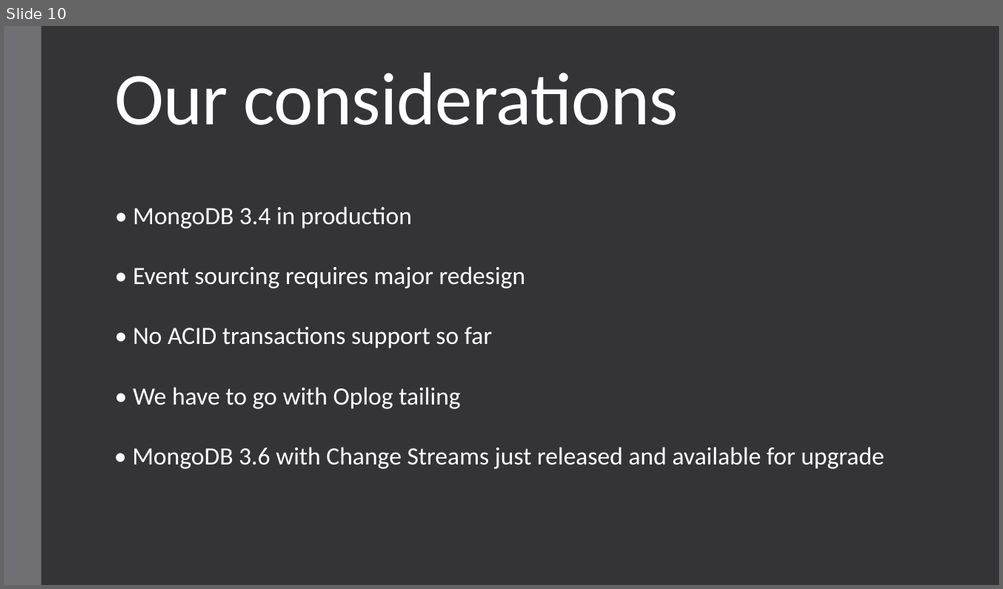
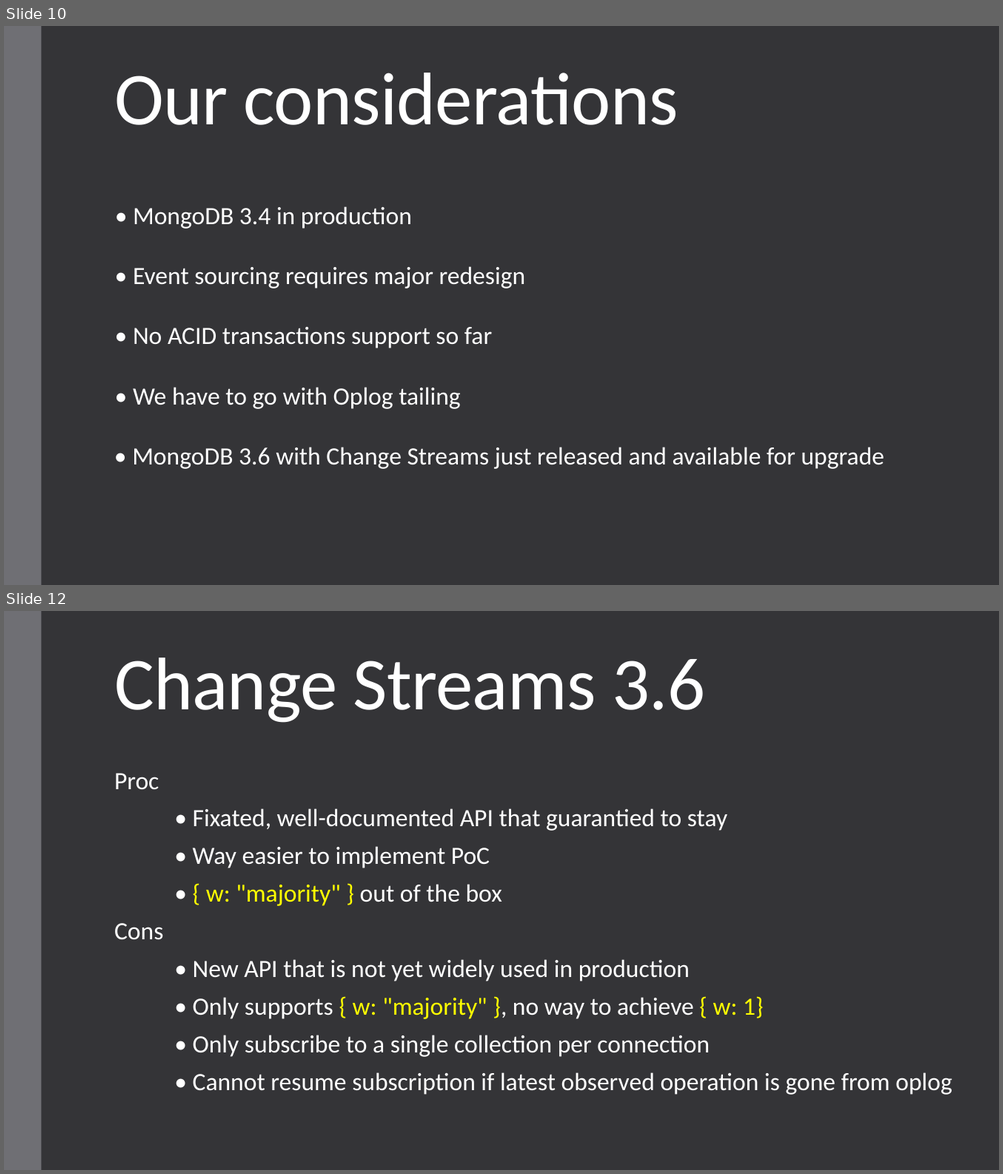
Before and after one commit to andrii-litvinov/event-driven-mongodb, a slide deck: t18-event-mongodb.pptx. Shown one above the other, each under a label of ours: slide 10 before the commit, slides 10 and 12 after it; the slides between them are not shown. The pictures are 1003x589 and 1003x1174 pixels, drawn with LibreOffice and Linux fonts; fonts in the diff are those of the drawing. Boxes give left, top, right and bottom in pixels: in the first picture for what was removed or moved away, otherwise in the second. Text is boxed around its words. In the diff, an @@ line names an element or a change of style, - is before the commit and + after.

```diff
--- a/t18-event-mongodb.pptx
+++ b/t18-event-mongodb.pptx
@@ slide 12 added at (4, 611, 999, 1170), background #353537; not listed: 1 template element that a slide beside it also shows @@
@@ title added at (114, 658, 705, 723), 72 pt, text #FFFFFF @@
+Change Streams 3.6
@@ text added at (114, 773, 159, 790), 24 pt, text #FFFFFF @@
+Proc
@@ text added at (193, 809, 727, 831), 24 pt, text #FFFFFF @@
+• Fixated, well-documented API that guarantied to stay
@@ text added at (193, 846, 489, 869), 24 pt, text #FFFFFF @@
+• Way easier to implement PoC
@@ text added at (206, 884, 502, 906), 24 pt, text #FFFF00 @@
+• { w: "majority" } out of the box
@@ text added at (114, 923, 163, 940), 24 pt, text #FFFFFF @@
+Cons
@@ text added at (193, 960, 689, 982), 24 pt, text #FFFFFF @@
+• New API that is not yet widely used in production
@@ text added at (193, 997, 763, 1019), 24 pt, text #FFFFFF @@
+• Only supports { w: "majority" }, no way to achieve { w: 1}
@@ text added at (193, 1035, 709, 1057), 24 pt, text #FFFFFF @@
+• Only subscribe to a single collection per connection
@@ text added at (193, 1073, 952, 1095), 24 pt, text #FFFFFF @@
+• Cannot resume subscription if latest observed operation is gone from oplog
```
Also in this commit, not shown: 2 slides changed, 2 other slides added, 1 other file.
